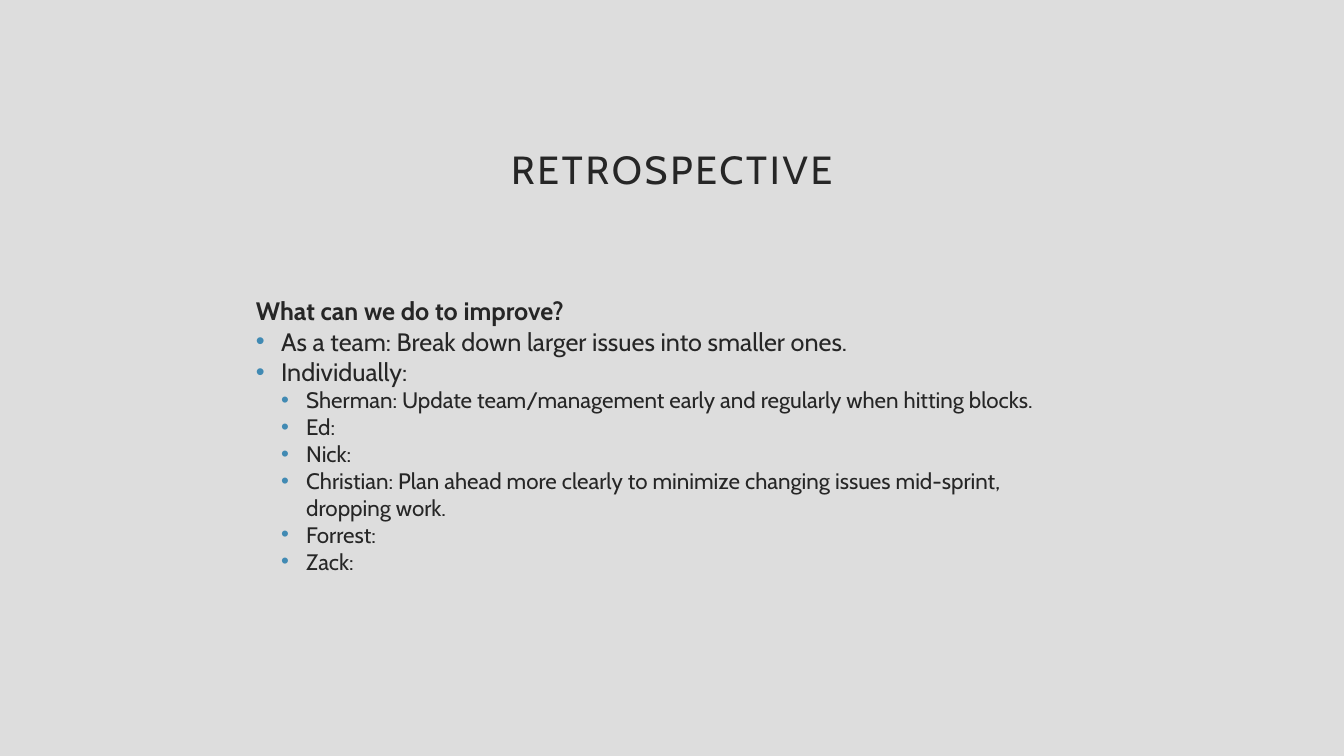
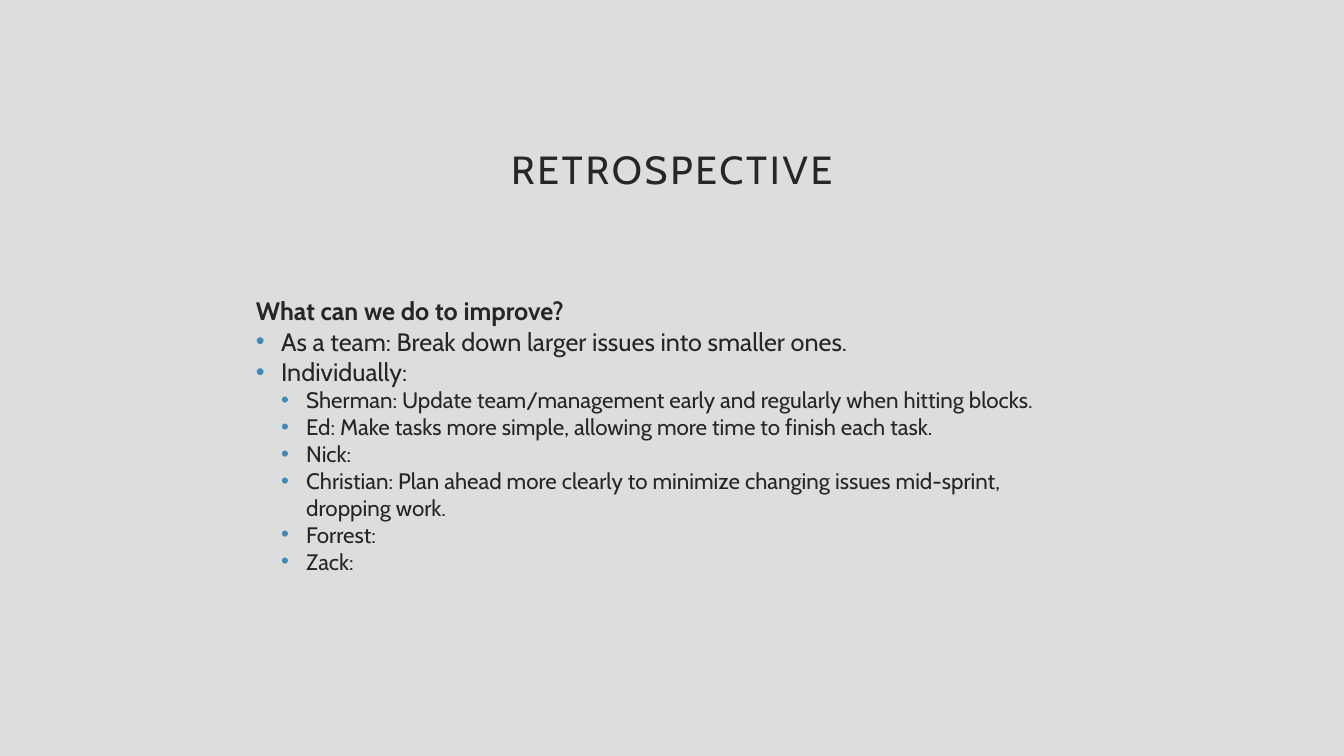
Before and after one commit to CiderCS3398/CS3398-Cider-S2017, a slide deck: slide 4 of Presentations/Sprint 2 Review.pptx. Drawn at 1344x756 pixels with LibreOffice and Linux fonts; fonts in the diff are those of the drawing. Boxes give left, top, right and bottom in pixels: in the first picture for what was removed or moved away, otherwise in the second. Text is boxed around its words. In the diff, an @@ line names an element or a change of style, - is before the commit and + after.

Commit message:
Eddie's changes to Retrospective
Retrospective changes

```diff
--- a/Presentations/Sprint 2 Review.pptx
+++ b/Presentations/Sprint 2 Review.pptx
@@ text at (x1=306, y1=418, x2=932, y2=441): text changed @@
-  • Ed:
+  • Ed: Make tasks more simple, allowing more time to finish each task.
```
